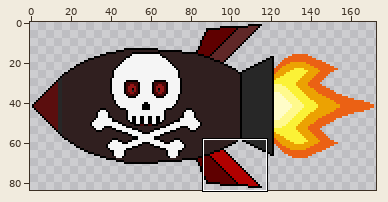
Sprite sheet -- bomb.png. The first picture is a wide view before the edit; the outline marks the close-up.
Close-up. Earlier state:
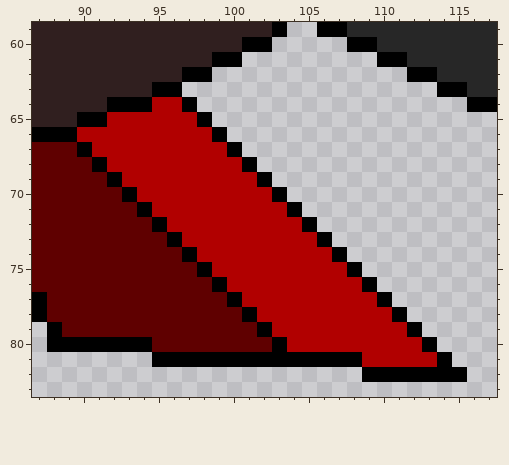
The file is 173x84 pixels. Colours within 5 levels of each other are drawn and written as one. Shown: x 87..117, y 59..83.
After:
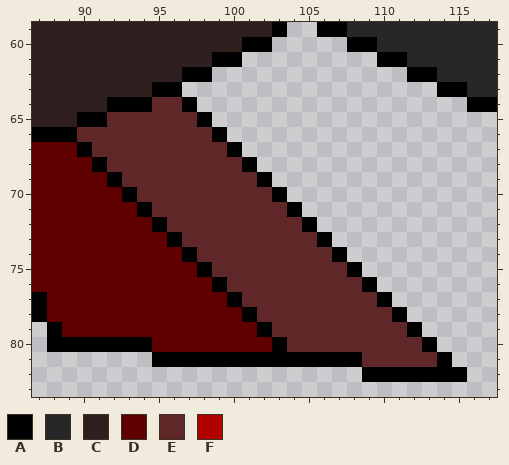
Palette (. is transparent): A #000000  B #272727  C #301f1f  D #5f0000  E #5f2727  F #b10000
Difference:
Colour F gives way to colour E in row 64 at x 95 to 96; in row 65 at x 92 to 97; in row 66 at x 90 to 98; in row 67 at x 91 to 99; in row 68 at x 92 to 100; in row 69 at x 93 to 101.
Colour F gives way to colour E in row 70 at x 94 to 102; in row 71 at x 95 to 103; in row 72 at x 96 to 104; in row 73 at x 97 to 105; in row 74 at x 98 to 106; in row 75 at x 99 to 107.
Colour F gives way to colour E in row 76 at x 100 to 108; in row 77 at x 101 to 109; in row 78 at x 102 to 110; in row 79 at x 103 to 111; in row 80 at x 104 to 112; in row 81 at x 109 to 113.
Where, in picture pixels (left, top, right, bottom), the same in both close-ups:
changed: (77, 97, 437, 367)
